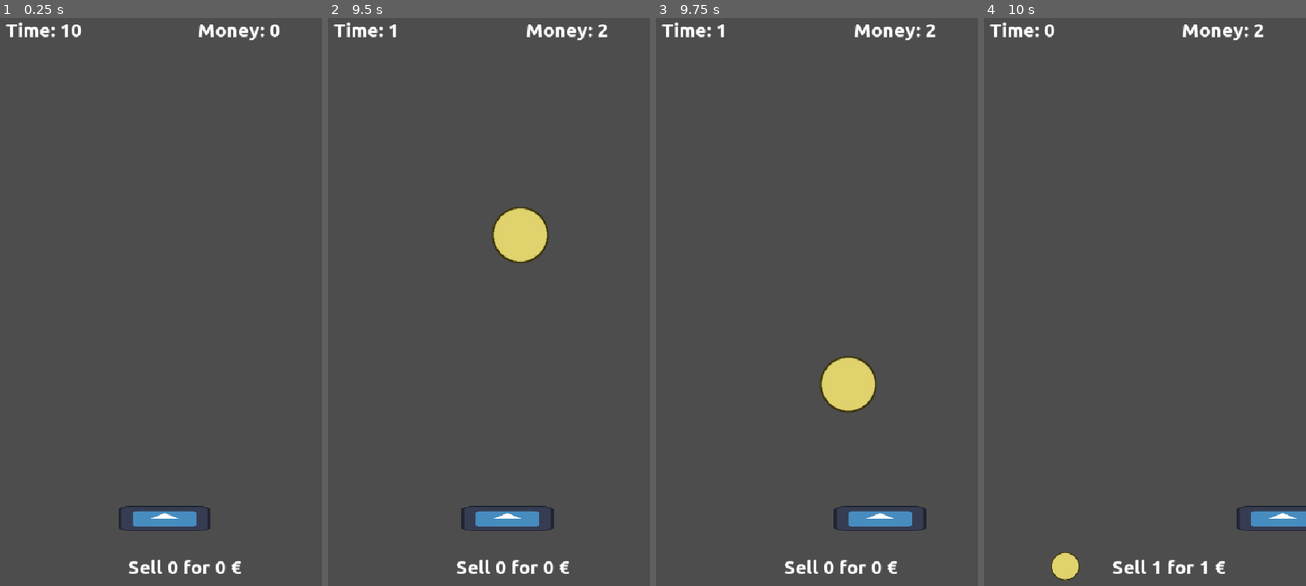
Above: before the commit, frames 1-4 (left to right).
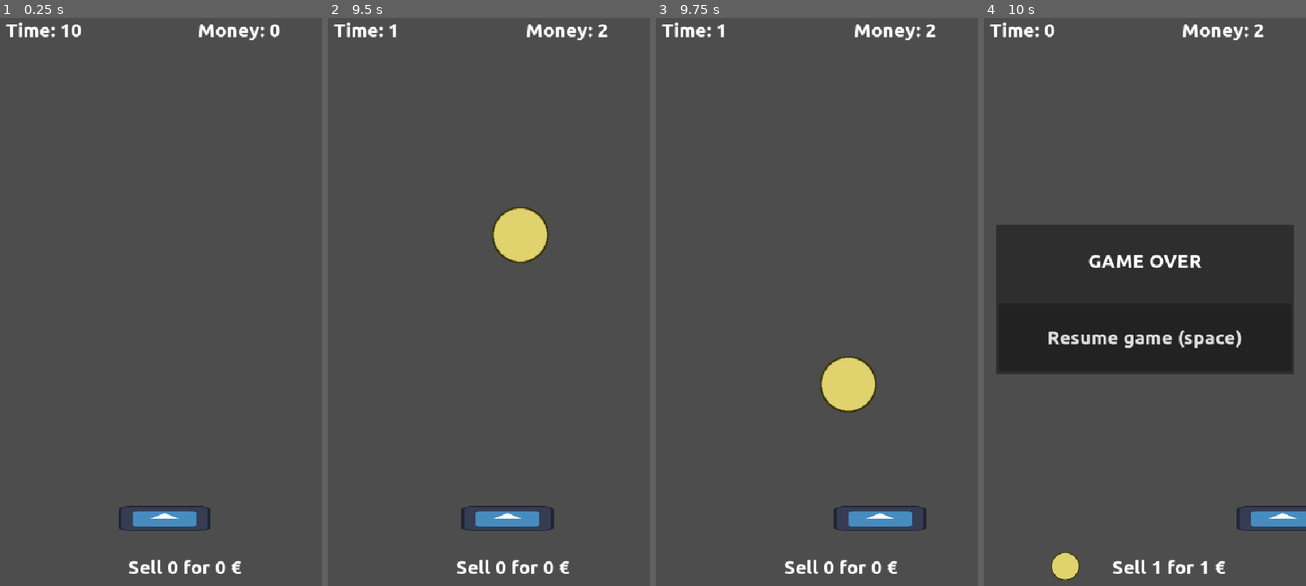
Above: after the commit, the same moments.

Repository: moisesjbc/la-kolektanto
Game: Godot game, scene res://gameplay/main/main.tscn
Two runs of this game, one before a commit and one after it. Both use one fixed random seed, a clock stepped at 60 frames per second and the inputs below. The engine's default icon, where the game draws it, is replaced by a stand-in: a white triangle on a blue panel in a dark square.
Inputs:
- Up to frame 1 (0.25 s): no input
- Up to frame 2 (9.5 s): tap Enter at 0.5 s; hold Right (ui_right) 0.53-1.28 s; tap Space at 0.6, 0.77, 1.07, 1.35, 1.52, 1.82, 2.1, 2.85, 3.02, 3.32, 3.6, 3.77, 4.07, 4.35, 4.52, 4.82, 5.1, 5.85, 6.02, 6.32, 6.6, 6.77, 7.07, 7.35, 7.52, 7.82, 8.1, 8.85, 9.02, 9.32 s; hold Left (ui_left) 1.28-2.03 s; hold Right (ui_right) 2.03-3.53 s; hold Left (ui_left) 3.53-5.78 s; hold Right (ui_right) 5.78-8.03 s; hold Left (ui_left) from 8.03 s (still down)
- Up to frame 3 (9.75 s): release Left (ui_left) at 9.53 s; hold Right (ui_right) from 9.53 s (still down); tap Space at 9.6 s
- Up to frame 4 (10 s): keep holding Right (ui_right); tap Space at 9.77 s

Frames 1-3 are identical in both runs. In frame 4, 24% of the frame differs, in the area x 3-97%, y 36-63%.

Commit message:
Add game over

Diff:
--- /dev/null
+++ b/godot-project/gameplay/gui/game_over/game_over.gd
@@ -0,0 +1,18 @@
+extends Control
+
+
+func start() -> void:
+	get_tree().paused = true
+	visible = true
+
+func restart_game() -> void:
+	visible = false
+	get_tree().paused = false
+	get_tree().reload_current_scene()
+
+func _on_restart_game_button_pressed() -> void:
+	restart_game()
+
+func _input(event: InputEvent) -> void:
+	if event is InputEventKey and event.keycode == KEY_SPACE:
+		restart_game()
--- /dev/null
+++ b/godot-project/gameplay/gui/game_over/game_over.tscn
@@ -0,0 +1,58 @@
+[gd_scene load_steps=4 format=3 uid="uid://3darbcdj8rf"]
+
+[ext_resource type="Script" uid="uid://ds0gj64jrh0nw" path="res://gameplay/gui/game_over/game_over.gd" id="1_ypi5f"]
+[ext_resource type="FontFile" uid="uid://cjqm33jfi3sjh" path="res://fonts/Ubuntu-B.ttf" id="2_54slk"]
+[ext_resource type="PackedScene" uid="uid://empygty13skr" path="res://gui/button/button.tscn" id="3_tj21e"]
+
+[node name="game_over" type="Control"]
+process_mode = 2
+layout_mode = 3
+anchors_preset = 15
+anchor_right = 1.0
+anchor_bottom = 1.0
+grow_horizontal = 2
+grow_vertical = 2
+script = ExtResource("1_ypi5f")
+
+[node name="center_container" type="CenterContainer" parent="."]
+layout_mode = 1
+anchors_preset = 15
+anchor_right = 1.0
+anchor_bottom = 1.0
+grow_horizontal = 2
+grow_vertical = 2
+
+[node name="panel" type="Panel" parent="center_container"]
+custom_minimum_size = Vector2(500, 250)
+layout_mode = 2
+
+[node name="margin_container" type="MarginContainer" parent="center_container/panel"]
+layout_mode = 1
+anchors_preset = 15
+anchor_right = 1.0
+anchor_bottom = 1.0
+grow_horizontal = 2
+grow_vertical = 2
+theme_override_constants/margin_left = 5
+theme_override_constants/margin_top = 5
+theme_override_constants/margin_right = 5
+theme_override_constants/margin_bottom = 5
+
+[node name="vbox_container" type="VBoxContainer" parent="center_container/panel/margin_container"]
+layout_mode = 2
+theme_override_constants/separation = 15
+
+[node name="title" type="Label" parent="center_container/panel/margin_container/vbox_container"]
+layout_mode = 2
+size_flags_vertical = 6
+theme_override_fonts/font = ExtResource("2_54slk")
+theme_override_font_sizes/font_size = 32
+text = "GAME OVER"
+horizontal_alignment = 1
+
+[node name="restart_game_button" parent="center_container/panel/margin_container/vbox_container" instance=ExtResource("3_tj21e")]
+layout_mode = 2
+size_flags_vertical = 3
+text = "Resume game (space)"
+
+[connection signal="pressed" from="center_container/panel/margin_container/vbox_container/restart_game_button" to="." method="_on_restart_game_button_pressed"]
--- a/godot-project/gameplay/gui/gui.gd
+++ b/godot-project/gameplay/gui/gui.gd
@@ -27,3 +27,4 @@
 
 func _on_main_game_over() -> void:
 	update_time_label(0)
+	$game_over.start()
--- a/godot-project/gameplay/gui/gui.tscn
+++ b/godot-project/gameplay/gui/gui.tscn
@@ -1,9 +1,10 @@
-[gd_scene load_steps=5 format=3 uid="uid://ch3xd2o070thq"]
+[gd_scene load_steps=6 format=3 uid="uid://ch3xd2o070thq"]
 
 [ext_resource type="Script" uid="uid://dy1rm575po04" path="res://gameplay/gui/gui.gd" id="1_6vp4t"]
 [ext_resource type="FontFile" uid="uid://cjqm33jfi3sjh" path="res://fonts/Ubuntu-B.ttf" id="1_fn8ka"]
 [ext_resource type="Texture2D" uid="uid://duyywc2vojk0a" path="res://gameplay/collectible/coin.png" id="3_q6c58"]
 [ext_resource type="Texture2D" uid="uid://b85u1qccdjhl5" path="res://gameplay/collectible/stamp.png" id="4_t58tl"]
+[ext_resource type="PackedScene" uid="uid://3darbcdj8rf" path="res://gameplay/gui/game_over/game_over.tscn" id="5_ukvlr"]
 
 [node name="gui" type="Node"]
 script = ExtResource("1_6vp4t")
@@ -67,3 +68,6 @@
 
 [node name="stamp" type="Sprite2D" parent="collectible_type_sprite"]
 texture = ExtResource("4_t58tl")
+
+[node name="game_over" parent="." instance=ExtResource("5_ukvlr")]
+visible = false
--- /dev/null
+++ b/godot-project/gui/button/button.tscn
@@ -0,0 +1,10 @@
+[gd_scene load_steps=2 format=3 uid="uid://empygty13skr"]
+
+[ext_resource type="FontFile" uid="uid://cjqm33jfi3sjh" path="res://fonts/Ubuntu-B.ttf" id="1_q5wpd"]
+
+[node name="button" type="Button"]
+custom_minimum_size = Vector2(400, 50)
+offset_right = 8.0
+offset_bottom = 8.0
+theme_override_fonts/font = ExtResource("1_q5wpd")
+theme_override_font_sizes/font_size = 32
Not shown, added: godot-project/gameplay/gui/game_over/game_over.gd.uid
